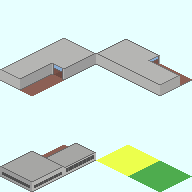
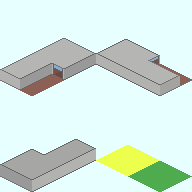
Layer changes from the first w=192, h=192 image to the second:
painted on "Subway_Station_Gateway_Hs.png" over [0, 139, 96, 188]
